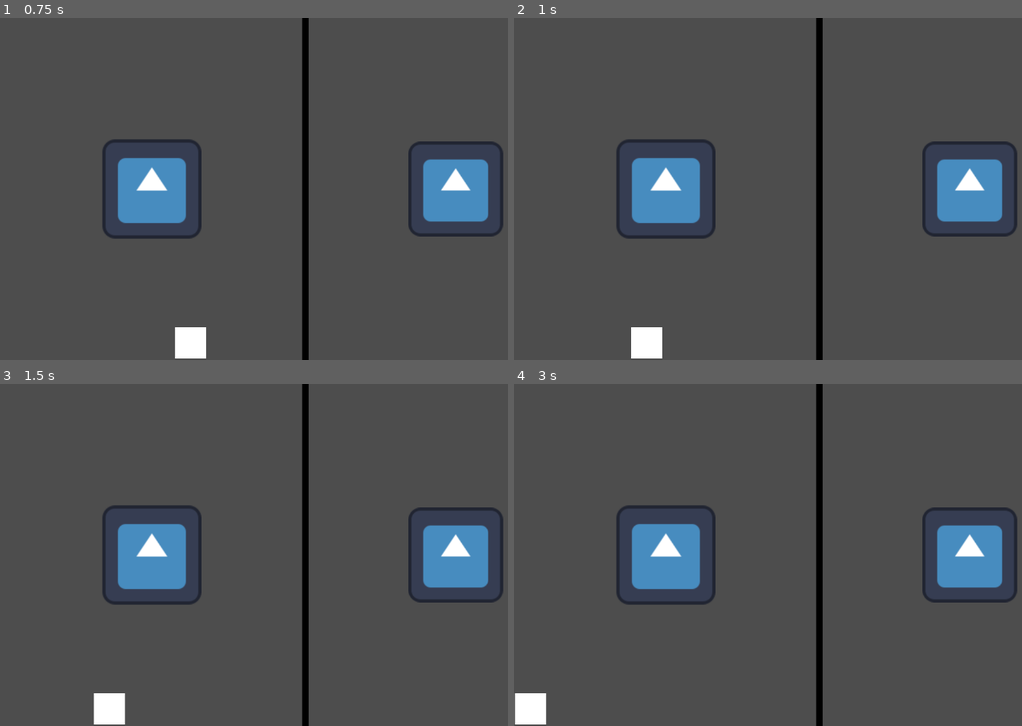
Above: before the commit, frames 1-4 (two rows, left to right).
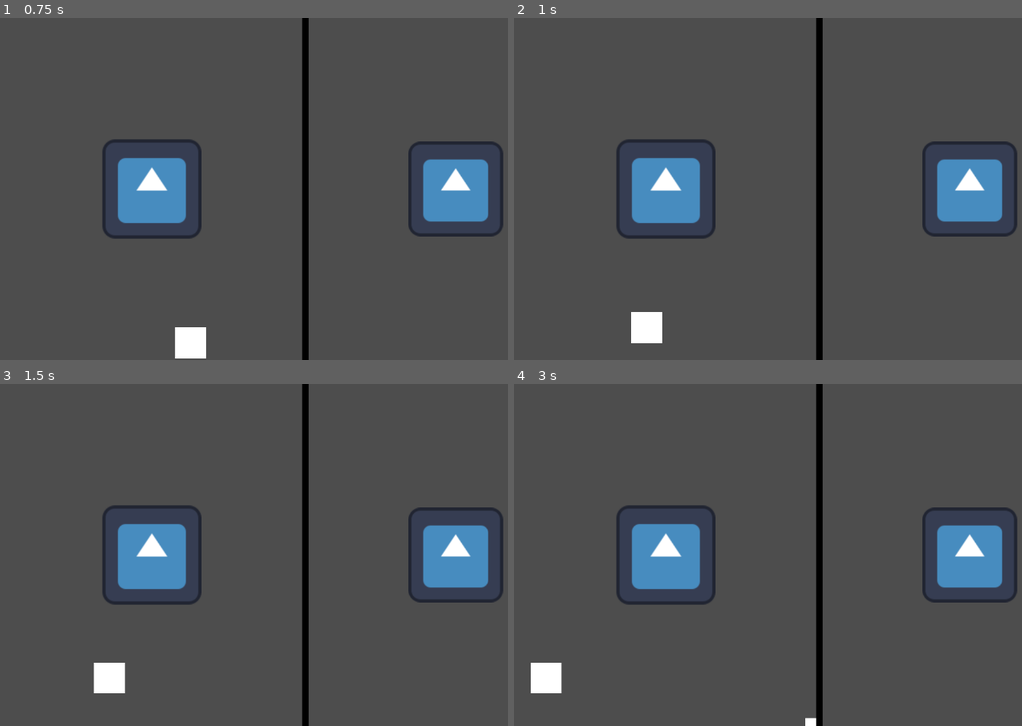
Above: after the commit, the same moments.

Repository: userbooi/CounterSpellGame
Game: Godot game, scene res://main.tscn
Two runs of this game, one before a commit and one after it. Both use one fixed random seed, a clock stepped at 60 frames per second and the inputs below. The engine's default icon, where the game draws it, is replaced by a stand-in: a white triangle on a blue panel in a dark square.
Inputs:
- Up to frame 1 (0.75 s): tap Enter at 0.5 s; hold D (right1, bound only before the commit) from 0.53 s (still down); tap S (bottom1, bound only before the commit) at 0.6 s
- Up to frame 2 (1 s): keep holding D (right1, bound only before the commit); tap Down (bottom2, bound only before the commit) at 0.8 s
- Up to frame 3 (1.5 s): release D (right1, bound only before the commit) at 1.28 s; hold A (left1, bound only before the commit) from 1.28 s (still down); tap Down (bottom2, bound only before the commit) at 1.35 s
- Up to frame 4 (3 s): tap Left (left2, bound only before the commit) at 1.55, 2.1 s; release A (left1, bound only before the commit) at 2.03 s; hold D (right1, bound only before the commit) from 2.03 s (still down); tap Right (right2, bound only before the commit) at 2.3, 2.85 s

Frame 1 is identical in both runs. In frame 2, 0.5% of the frame differs, in the area x 23-30%, y 85-100%; in frame 3, 1.1%; in frame 4, 1.2%, in the area x 0-60%, y 81-100%.

Commit message:
synchronized movements

Diff:
--- a/player.gd
+++ b/player.gd
@@ -7,8 +7,8 @@
 
 func _physics_process(delta: float) -> void:
 
-	var direction := Input.get_axis("left1", "right1")
-	var vertical := Input.get_axis("top1", "bottom1")
+	var direction := Input.get_axis("left", "right")
+	var vertical := Input.get_axis("top", "bottom")
 	if direction:
 		velocity.x = direction * SPEED
 	else:
--- a/player_2.gd
+++ b/player_2.gd
@@ -7,8 +7,8 @@
 
 func _physics_process(delta: float) -> void:
 
-	var direction := Input.get_axis("left2", "right2")
-	var vertical := Input.get_axis("top2", "bottom2")
+	var direction := Input.get_axis("left", "right")
+	var vertical := Input.get_axis("top", "bottom")
 	if direction:
 		velocity.x = direction * SPEED
 	else:
--- a/project.godot
+++ b/project.godot
@@ -22,43 +22,27 @@
 
 [input]
 
-right1={
+right={
 "deadzone": 0.5,
 "events": [Object(InputEventKey,"resource_local_to_scene":false,"resource_name":"","device":-1,"window_id":0,"alt_press …(192 unchanged characters)…
+, Object(InputEventKey,"resource_local_to_scene":false,"resource_name":"","device":-1,"window_id":0,"alt_pressed":false,"shift_pressed":false,"ctrl_pressed":false,"meta_pressed":false,"pressed":false,"keycode":0,"physical_keycode":4194321,"key_label":0,"unicode":0,"location":0,"echo":false,"script":null)
 ]
 }
-right2={
+left={
 "deadzone": 0.5,
-"events": [Object(InputEventKey,"resource_local_to_scene":fa …(140 unchanged characters)… d":false,"keycode":0,"physical_keycode":4194321,"key_label":0,"unicode":0,"location":0,"echo":false,"script":null)
+"events": [Object(InputEventKey,"resource_local_to_scene":fa …(140 unchanged characters)… d":false,"keycode":0,"physical_keycode":65,"key_label":0,"unicode":97,"location":0,"echo":false,"script":null)
+, Object(InputEventKey,"resource_local_to_scene":false,"resource_name":"","device":-1,"window_id":0,"alt_pressed":false,"shift_pressed":false,"ctrl_pressed":false,"meta_pressed":false,"pressed":false,"keycode":0,"physical_keycode":4194319,"key_label":0,"unicode":0,"location":0,"echo":false,"script":null)
 ]
 }
-left1={
+top={
 "deadzone": 0.5,
-"events": [Object(InputEventKey,"resource_local_to_scene":fa …(140 unchanged characters)… d":false,"keycode":0,"physical_keycode":65,"key_label":0,"unicode":97,"location":0,"echo":false,"script":null)
+"events": [Object(InputEventKey,"resource_local_to_scene":fa …(140 unchanged characters)… d":false,"keycode":0,"physical_keycode":87,"key_label":0,"unicode":119,"location":0,"echo":false,"script":null)
+, Object(InputEventKey,"resource_local_to_scene":false,"resource_name":"","device":-1,"window_id":0,"alt_pressed":false,"shift_pressed":false,"ctrl_pressed":false,"meta_pressed":false,"pressed":false,"keycode":0,"physical_keycode":4194320,"key_label":0,"unicode":0,"location":0,"echo":false,"script":null)
 ]
 }
-left2={
+bottom={
 "deadzone": 0.5,
-"events": [Object(InputEventKey,"resource_local_to_scene":fa …(140 unchanged characters)… d":false,"keycode":0,"physical_keycode":4194319,"key_label":0,"unicode":0,"location":0,"echo":false,"script":null)
+"events": [Object(InputEventKey,"resource_local_to_scene":fa …(140 unchanged characters)… d":false,"keycode":0,"physical_keycode":83,"key_label":0,"unicode":115,"location":0,"echo":false,"script":null)
+, Object(InputEventKey,"resource_local_to_scene":false,"resource_name":"","device":-1,"window_id":0,"alt_pressed":false,"shift_pressed":false,"ctrl_pressed":false,"meta_pressed":false,"pressed":false,"keycode":0,"physical_keycode":4194322,"key_label":0,"unicode":0,"location":0,"echo":false,"script":null)
 ]
 }
-top1={
-"deadzone": 0.5,
-"events": [Object(InputEventKey,"resource_local_to_scene":false,"resource_name":"","device":-1,"window_id":0,"alt_pressed":false,"shift_pressed":false,"ctrl_pressed":false,"meta_pressed":false,"pressed":false,"keycode":0,"physical_keycode":87,"key_label":0,"unicode":119,"location":0,"echo":false,"script":null)
-]
-}
-top2={
-"deadzone": 0.5,
-"events": [Object(InputEventKey,"resource_local_to_scene":false,"resource_name":"","device":-1,"window_id":0,"alt_pressed":false,"shift_pressed":false,"ctrl_pressed":false,"meta_pressed":false,"pressed":false,"keycode":0,"physical_keycode":4194320,"key_label":0,"unicode":0,"location":0,"echo":false,"script":null)
-]
-}
-bottom1={
-"deadzone": 0.5,
-"events": [Object(InputEventKey,"resource_local_to_scene":false,"resource_name":"","device":-1,"window_id":0,"alt_pressed":false,"shift_pressed":false,"ctrl_pressed":false,"meta_pressed":false,"pressed":false,"keycode":0,"physical_keycode":83,"key_label":0,"unicode":115,"location":0,"echo":false,"script":null)
-]
-}
-bottom2={
-"deadzone": 0.5,
-"events": [Object(InputEventKey,"resource_local_to_scene":false,"resource_name":"","device":-1,"window_id":0,"alt_pressed":false,"shift_pressed":false,"ctrl_pressed":false,"meta_pressed":false,"pressed":false,"keycode":0,"physical_keycode":4194322,"key_label":0,"unicode":0,"location":0,"echo":false,"script":null)
-]
-}
